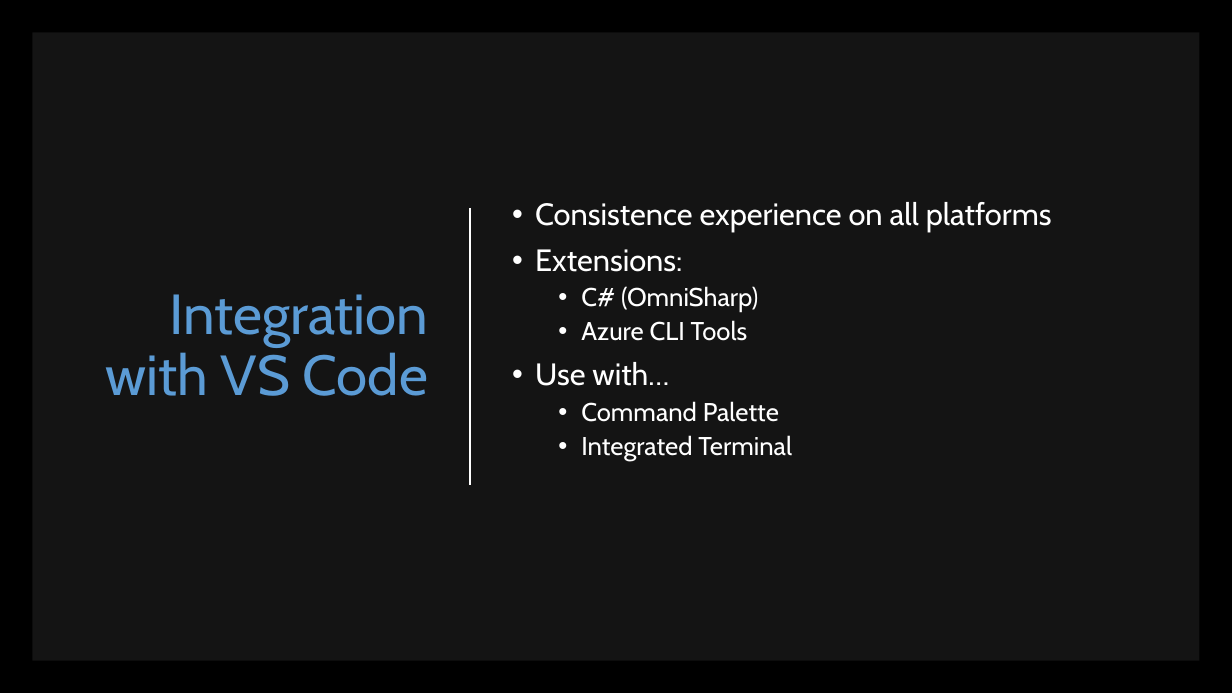
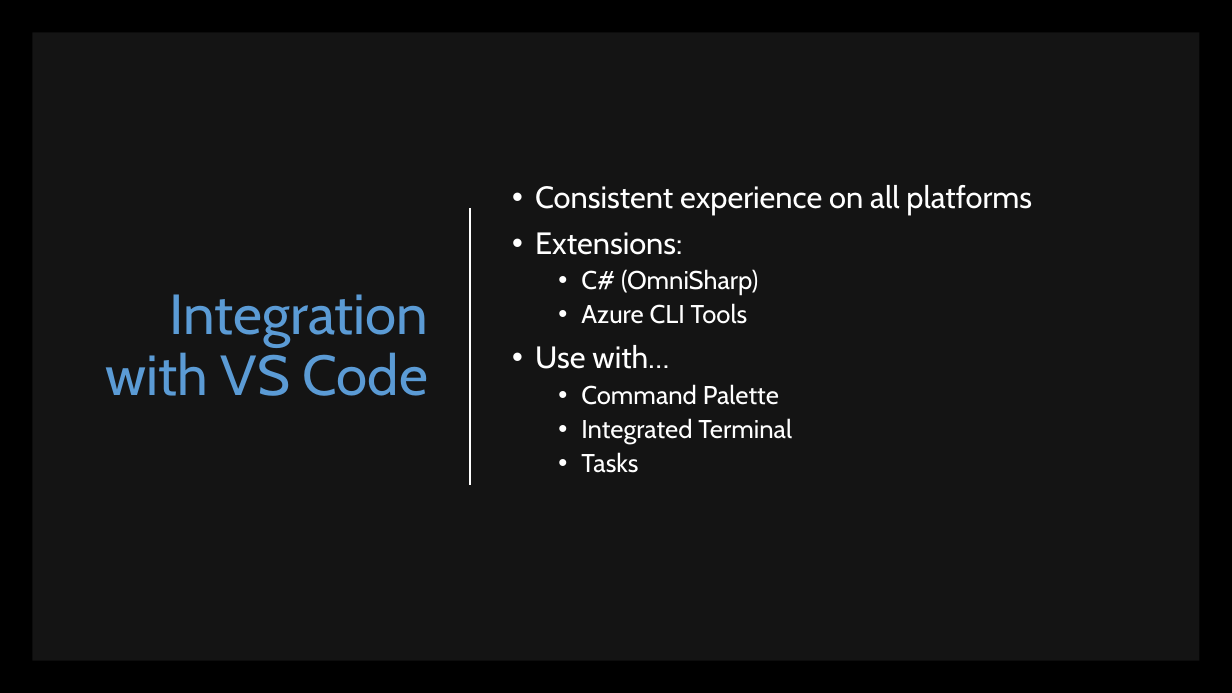
Before and after one commit to scottaddie/slide-decks, a slide deck: slide 6 of Tour de .NET Core CLI.pptx. Drawn at 1232x693 pixels with LibreOffice and Linux fonts; fonts in the diff are those of the drawing. Boxes give left, top, right and bottom in pixels: in the first picture for what was removed or moved away, otherwise in the second. Text is boxed around its words. In the diff, an @@ line names an element or a change of style, - is before the commit and + after.

Commit message:
Minor tweaks

```diff
--- a/Tour de .NET Core CLI.pptx
+++ b/Tour de .NET Core CLI.pptx
@@ text at [535, 185, 1032, 215]: text changed @@
-• Consistence experience on all platforms
+• Consistent experience on all platforms
@@ text at [581, 452, 638, 473]: paragraph added @@
+  • Tasks
```
Also in this commit, not shown: 1 other slide changed, 2 slides added.
